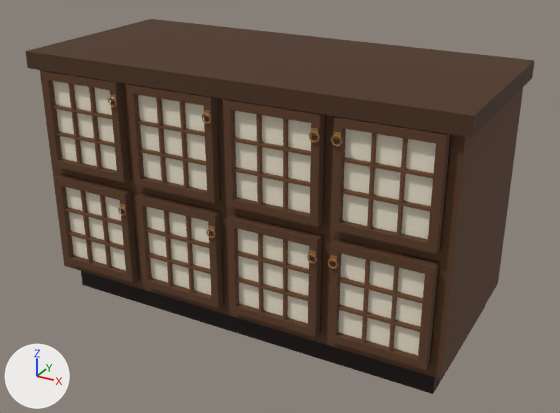
The glTF model public/models/shoecab.glb as it was, and as the next commit left it.
One viewpoint serves both versions: a 50 mm camera at (0.754, -1.355, 0.907) aimed at (0.021, -0.021, 0.24). Arrows for +X, +Y and +Z are at lower left; the lights stay in place. The first picture is the older version. Where no turn or scale is listed for an object, it has been applied to the vertices. Vertices at exactly the same position are counted once.

Objects in the first picture: 'ShoeCab', 'ShoeDoorL0', 'ShoeDoorL1', 'ShoeDoorL2', 'ShoeDoorL4', 'ShoeDoorL5', 'ShoeDoorL6', 'ShoeDoorR3', 'ShoeDoorR7'.
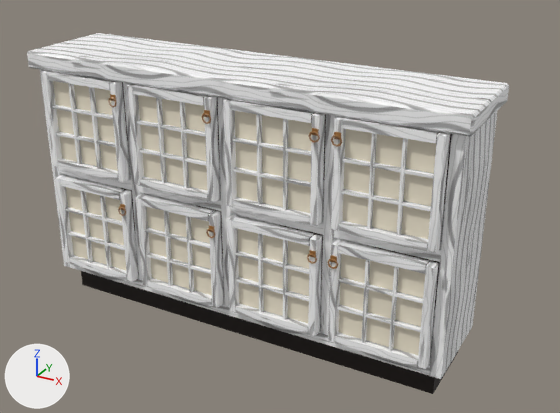
The newer file is also turned or shifted as a whole; pictures and numbers use the older file's frame.

The change, as a list of edits to the scene's bpy script:
```text
Add img_shoe_walnut:
    img_shoe_walnut = load_image('shoe_walnut', '_unpacked/shoe_walnut', 512, 512, 'sRGB')
Change mat_shoewood:
    remove mat_shoewood.base_color = (0.102, 0.0423, 0.016)  # brown #5a3a22
    add mat_shoewood.texture = img_shoe_walnut
Change mat_shoetop:
    remove mat_shoetop.base_color = (0.0685, 0.0273, 0.00913)  # brown #4a2e18
    add mat_shoetop.texture = img_shoe_walnut
Change mat_shoeslat:
    remove mat_shoeslat.base_color = (0.144, 0.0578, 0.0212)  # brown #6a4428
    add mat_shoeslat.texture = img_shoe_walnut
Change me_plinth:
    used by ob_shoecab; location = (0.0, 0.0, 0.0)
    remove me_plinth.from_pydata(...)  # 96 vertices, 78 faces; spans x -0.465..0.465, y -0.218..0.2, z 0.0..0.56
    add me_plinth.from_pydata(...)  # 108 vertices, 98 faces; spans x -0.465..0.465, y -0.218..0.0, z 0.0..0.56
    me_plinth part 1: the loose piece of 4 vertices spanning x -0.428..0.428, y 0.192, z 0.082..0.525 is moved by (0.0, -0.2, 0.0)
    me_plinth part 2: 43 vertices moved from x -0.465..0.45, y 0.19..0.2, z 0.0..0.525 to x -0.461..0.45, y -0.01..0.0, z 0.0..0.525; 7 vertices removed from x -0.465..0.465, y -0.218..0.2, z 0.525..0.56; 19 vertices added at x -0.465..0.465, y -0.218..0.0, z 0.525..0.56
```

Boxes [x1, y1, x2, y2] around the edits, measured in the pictures (560 x 413 px; the box of a moved part takes in the faces that stretch with it):
'ShoeCab', surface changed, reshaped (brown to white)
    before: [25, 19, 535, 394]
    after: [27, 33, 509, 394]
'ShoeDoorR7', surface changed (brown to grey)
    both: [331, 117, 450, 253]
'ShoeDoorR3', surface changed (brown to grey)
    both: [327, 239, 438, 369]
'ShoeDoorL6', surface changed (brown to grey)
    both: [223, 99, 325, 226]
'ShoeDoorL2', surface changed (brown to grey)
    both: [227, 215, 322, 336]
'ShoeDoorL5', surface changed (brown to grey)
    both: [127, 84, 220, 203]
'ShoeDoorL1', surface changed (brown to grey)
    both: [136, 194, 224, 307]
'ShoeDoorL4', surface changed (brown to grey)
    both: [42, 71, 130, 182]
'ShoeDoorL0', surface changed (brown to grey)
    both: [55, 175, 138, 282]
part 1 of me_plinth, moved or reshaped (mostly hidden)
    before: [319, 115, 452, 263]
    after: [111, 81, 452, 309]
part 2 of me_plinth, moved or reshaped
    before: [25, 19, 535, 382]
    after: [27, 33, 509, 382]
